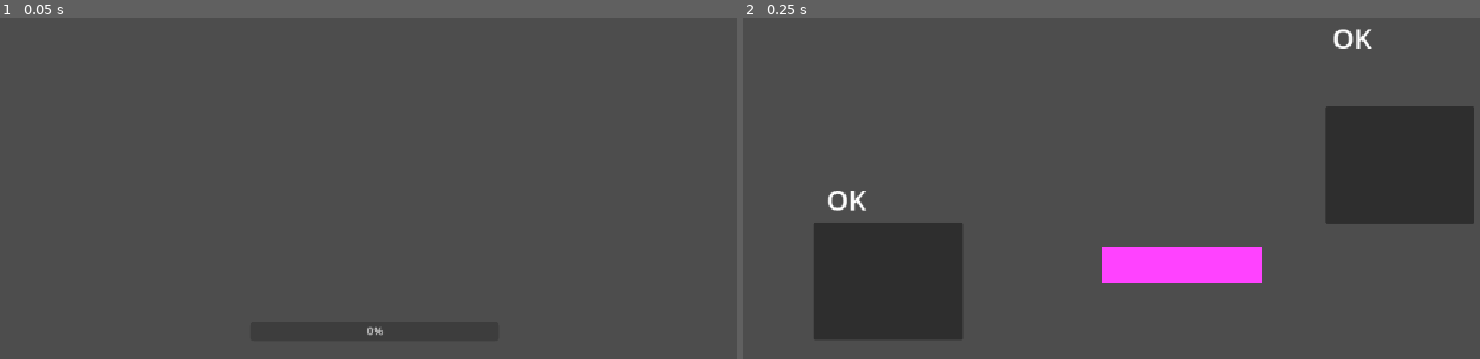
Above: before the commit, frames 1-2 (left to right).
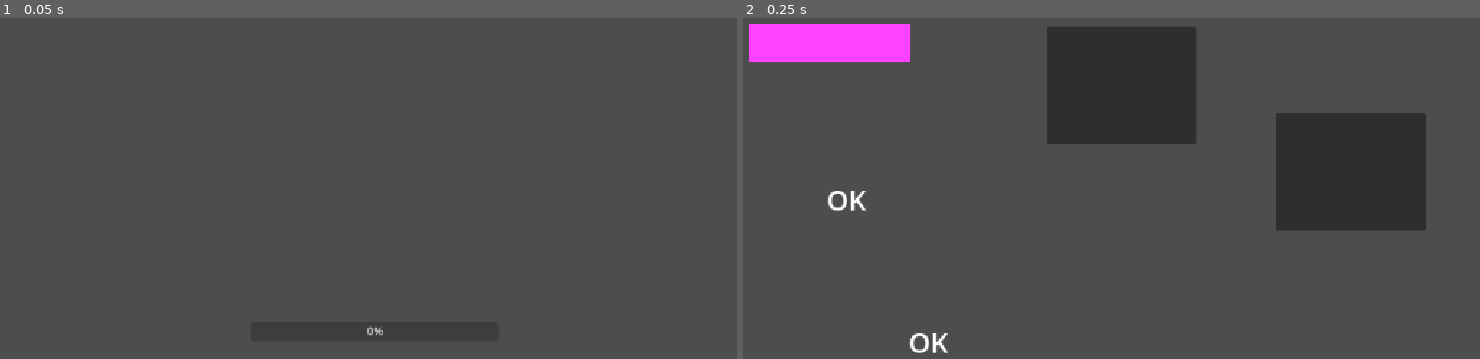
Above: after the commit, the same moments.

Repository: dao1701/android_base
Game: Godot game, scene res://loader.tscn
Same seed, same stepped clock (60 frames per second), same inputs: the game is played once before the commit and once after it.
Inputs:
- Up to frame 1 (0.05 s): no input
- Up to frame 2 (0.25 s): no input

Frame 1 is identical in both runs. In frame 2, 24% of the frame differs, in the area x 0-100%, y 1-99%.

Commit message:
Update .gitignore and adjust offsets in main scene layout

Diff:
--- a/loader.gd
+++ b/loader.gd
@@ -1,3 +1,4 @@
+@tool
 extends Node
 
 signal load_finished(result: int)
@@ -37,7 +38,7 @@
 
 func _ready():
     #load new version
-    if !Engine.is_editor_hint():
+    if OS.has_feature("editor"):
         await get_tree().create_timer(0.1).timeout
         get_tree().change_scene_to_file("res://src/main.tscn")
         return
--- a/src/main.tscn
+++ b/src/main.tscn
@@ -32,10 +32,10 @@
 anchor_top = 0.5
 anchor_right = 0.5
 anchor_bottom = 0.5
-offset_left = 295.0
-offset_top = -98.0
-offset_right = 510.0
-offset_bottom = 71.0
+offset_left = 224.0
+offset_top = -88.0
+offset_right = 439.0
+offset_bottom = 81.0
 grow_horizontal = 2
 grow_vertical = 2
 
@@ -46,10 +46,10 @@
 anchor_top = 0.5
 anchor_right = 0.5
 anchor_bottom = 0.5
-offset_left = -844.5
-offset_top = 82.5
-offset_right = -629.5
-offset_bottom = 251.5
+offset_left = -437.5
+offset_top = -209.5
+offset_right = -222.5
+offset_bottom = -40.5
 grow_horizontal = 2
 grow_vertical = 2
 
@@ -61,10 +61,10 @@
 anchor_top = 0.5
 anchor_right = 0.5
 anchor_bottom = 0.5
-offset_left = 270.0
-offset_top = -224.0
-offset_right = 398.0
-offset_bottom = -169.0
+offset_left = -340.0
+offset_top = 214.0
+offset_right = -212.0
+offset_bottom = 269.0
 grow_horizontal = 2
 grow_vertical = 2
 text = "OK"
@@ -73,8 +73,8 @@
 vertical_alignment = 1
 
 [node name="ColorRect" type="ColorRect" parent="."]
-offset_left = 549.0
-offset_top = 428.0
-offset_right = 780.0
-offset_bottom = 481.0
+offset_left = 42.0
+offset_top = 108.0
+offset_right = 273.0
+offset_bottom = 161.0
 color = Color(1, 0.258824, 1, 1)
Not shown, changed: .gitignore
